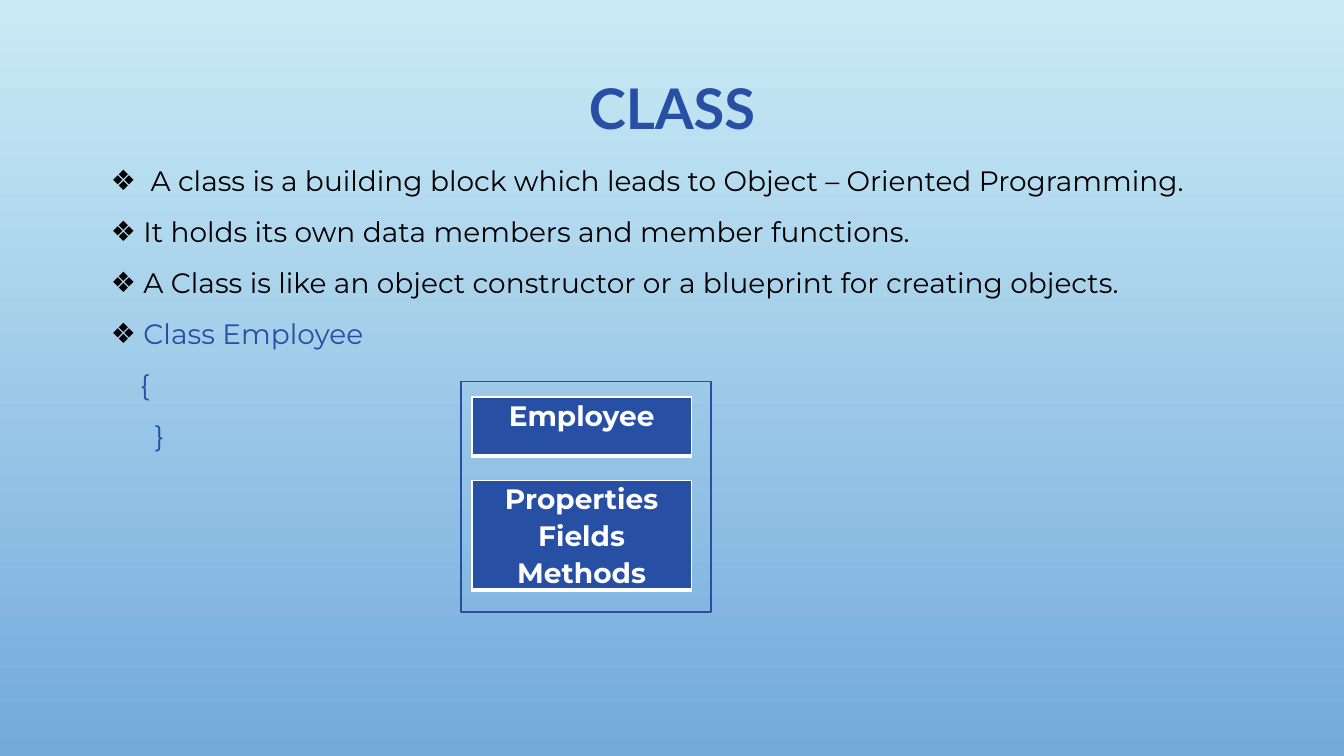
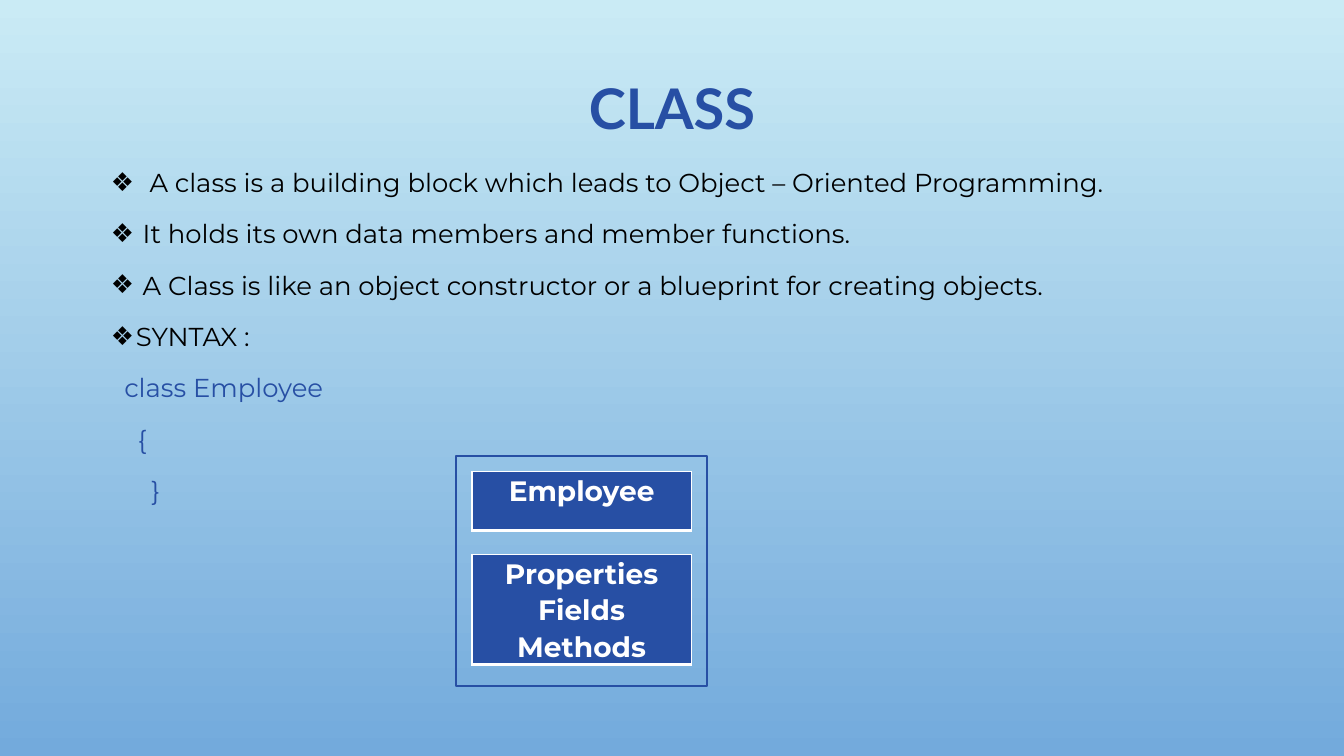
Before and after one commit to Vaishnavi-sys/NHTraining, a slide deck: slide 2 of Day 17 Assignment/CLass & Object Presentation.pptx. Drawn at 1344x756 pixels with LibreOffice and Linux fonts; fonts in the diff are those of the drawing; background and template pictures are left out. Boxes give left, top, right and bottom in pixels: in the first picture for what was removed or moved away, otherwise in the second. Text is boxed around its words. In the diff, an @@ line names an element or a change of style, - is before the commit and + after.

```diff
--- a/Day 17 Assignment/CLass & Object Presentation.pptx
+++ b/Day 17 Assignment/CLass & Object Presentation.pptx
@@ text at [143, 172, 1103, 300]: size 20 to 18.5 pt in "A class is a building block which ...", "It holds its own data members and ...", "A Class is like an object constructor ...", "{" and 1 more places; line spacing 1.1 to 1.2 @@
@@ text at [124, 327, 323, 402]: text changed; size 20 to 18.5 pt @@
-❖ Class Employee
+❖ SYNTAX :
+class Employee
@@ rectangle: place and size @@
-rectangle at [461, 382, 712, 613]
+rectangle at [457, 456, 708, 687]
@@ table: place and size @@
-table at [472, 397, 691, 457]
+table at [472, 472, 691, 531]
@@ table: place and size @@
-table at [472, 480, 691, 594]
+table at [472, 555, 691, 668]
```
Also in this commit, not shown: 1 other slide changed, 1 other file.
